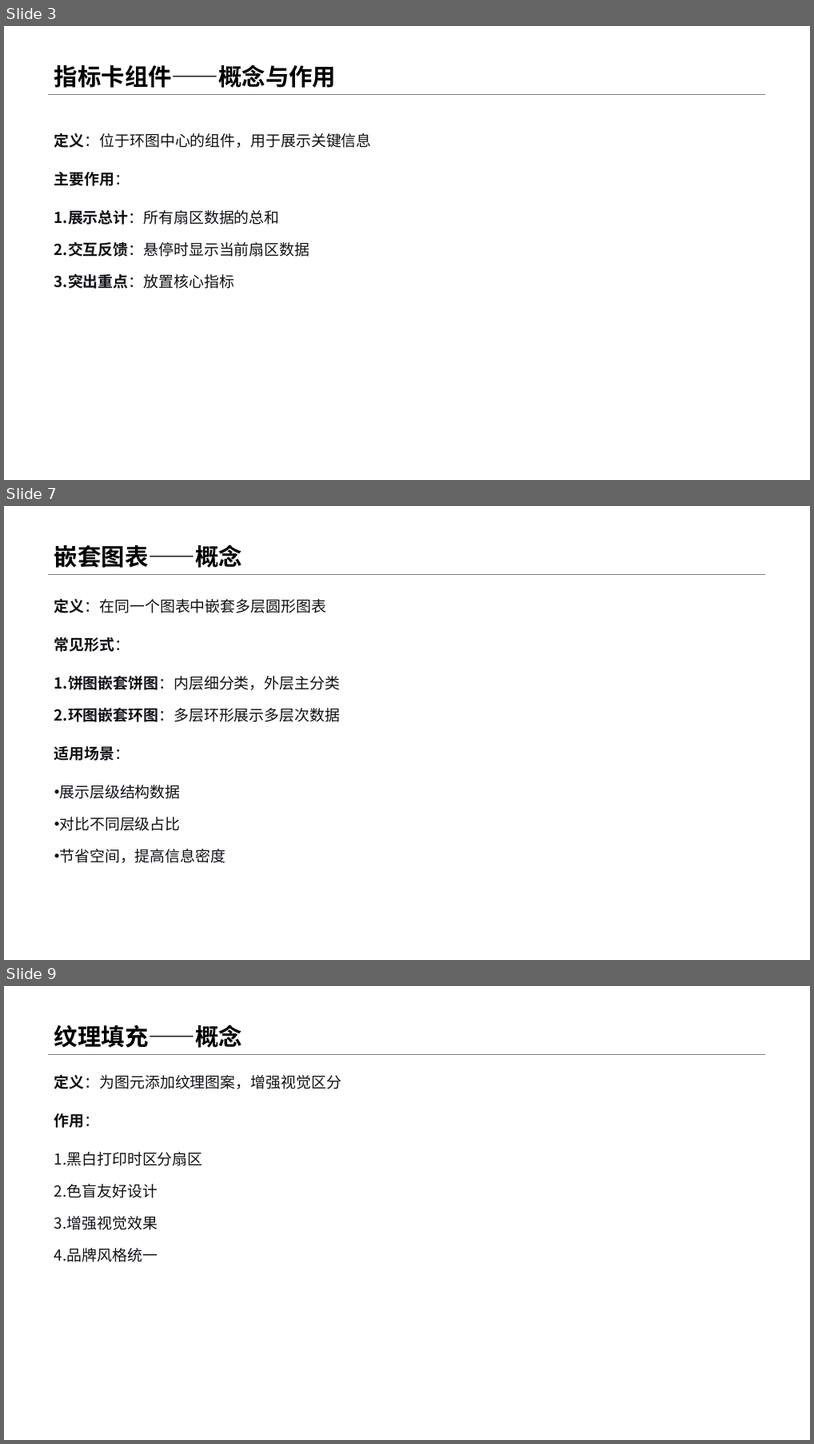
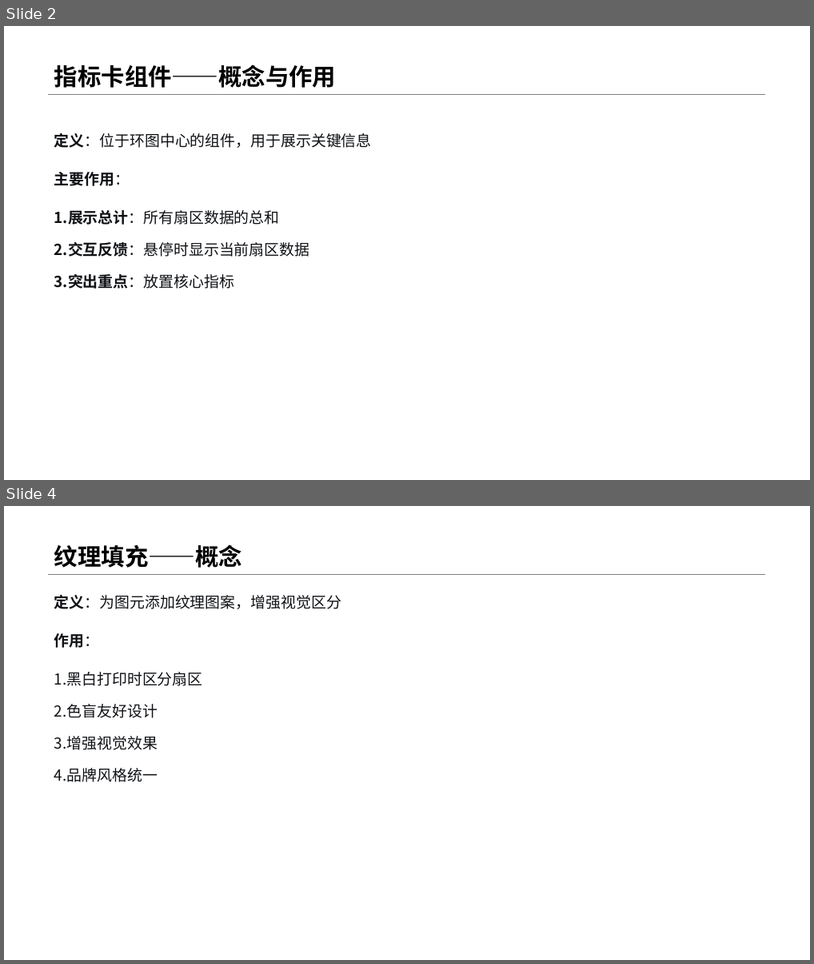
Before and after one commit to menglin1997/vchartCourse, a slide deck: code/Chapter 3 - Vchart Type/22-PieAdvanced/22-PieAdvanced.pptx. Shown one above the other, each under a label of ours: slides 3, 7 and 9 before the commit, slides 2 and 4 after it; the slides between them are not shown. The pictures are 814x1444 and 814x964 pixels, drawn with LibreOffice and Linux fonts; fonts in the diff are those of the drawing. Boxes give left, top, right and bottom in pixels: in the first picture for what was removed or moved away, otherwise in the second. Text is boxed around its words. In the diff, an @@ line names an element or a change of style, - is before the commit and + after.

```diff
--- a/code/Chapter 3 - Vchart Type/22-PieAdvanced/22-PieAdvanced.pptx
+++ b/code/Chapter 3 - Vchart Type/22-PieAdvanced/22-PieAdvanced.pptx
@@ slide 7 removed at <box>4,506,810,960</box>, background #FFFFFF; not listed: 1 template element that a slide beside it also shows @@
@@ title removed at <box>54,544,242,568</box> @@
-嵌套图表——概念
@@ text removed at <box>54,599,340,863</box> @@
-定义：在同一个图表中嵌套多层圆形图表
-常见形式：
-1. 饼图嵌套饼图：内层细分类，外层主分类
-2. 环图嵌套环图：多层环形展示多层次数据
-适用场景：
-• 展示层级结构数据
-• 对比不同层级占比
-• 节省空间，提高信息密度
@@ what was slide 3 is now slide 2 @@
@@ what was slide 9 is now slide 4 @@
```
Also in this commit, not shown: 5 slides changed, 1 slide added, 4 other slides removed, 5 other files.
